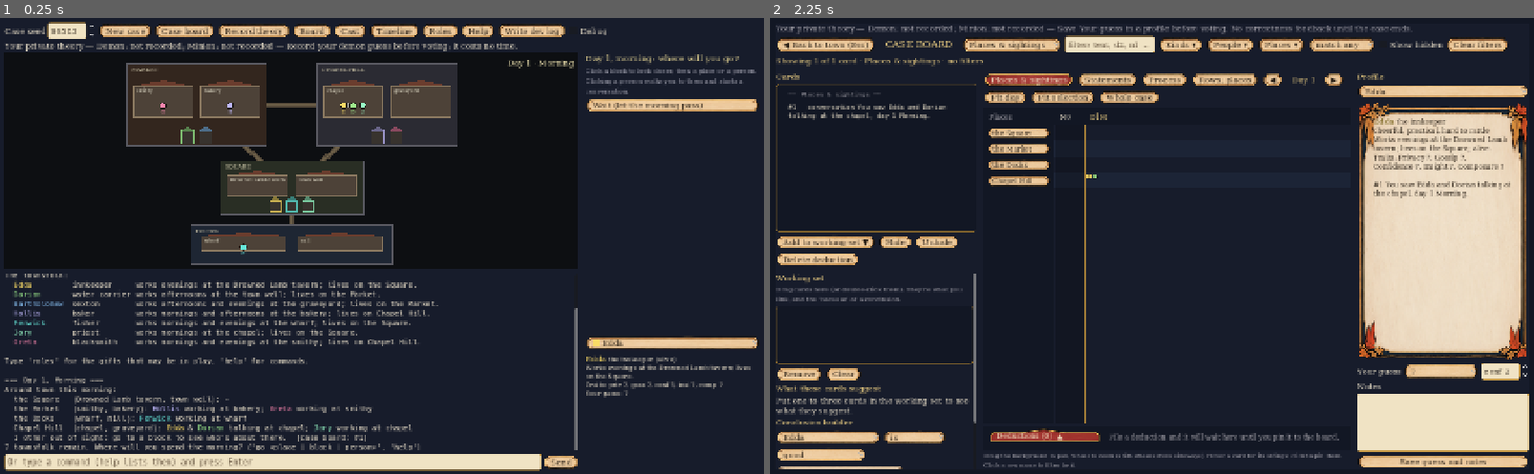
Above: before the commit, frames 1-2 (left to right).
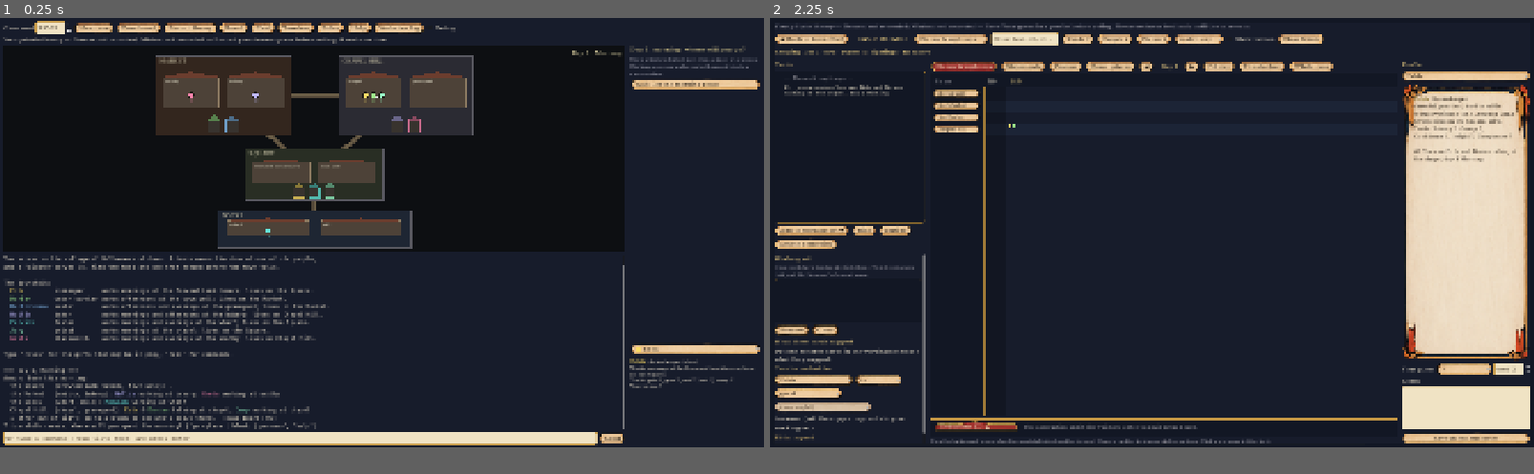
Above: after the commit, the same moments.

Repository: kultcher/deduction_game
Game: Godot game, scene res://ui/main.tscn
Same seed, same stepped clock (60 frames per second), same inputs: the game is played once before the commit and once after it.
Inputs:
- Up to frame 1 (0.25 s): no input
- Up to frame 2 (2.25 s): click "New case" at 0.5 s; click "New case" at 1.25 s; click "Case board" at 2 s
In our replay, the window is 800x478 before the commit and 800x450 after it. These sizes can differ from the game's own. Grey fills any space a smaller window leaves; there, only what the larger window draws over its background counts as a difference.

The runs differ from the first frame. In frame 1, 33% of the frame differs, in the area x 0-100%, y 0-100%; in frame 2, 24%.

Commit message:
Default resolution 1920x1080
Co-Authored-By: Claude Opus 5.5 <noreply@anthropic.com>
Claude-Session: https://claude.ai/code/session_01E6h76tAT9feH9wLQQnhujz

Diff:
--- a/project.godot
+++ b/project.godot
@@ -10,7 +10,7 @@
 
 [display]
 
-window/size/viewport_width=1440
-window/size/viewport_height=860
+window/size/viewport_width=1920
+window/size/viewport_height=1080
 window/stretch/mode="canvas_items"
 window/stretch/aspect="expand"
